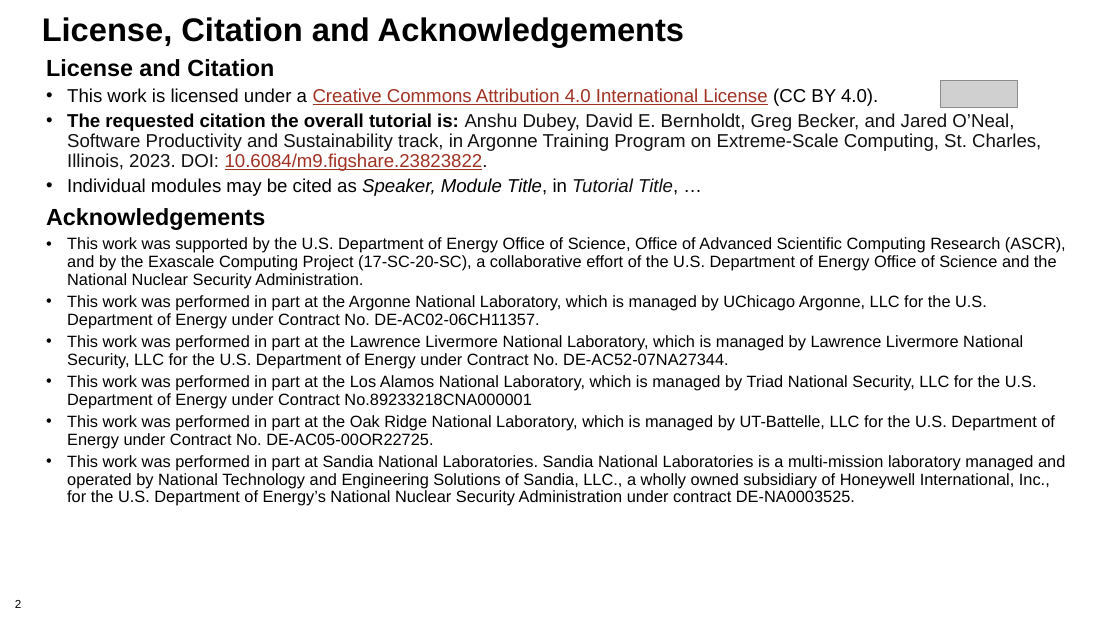
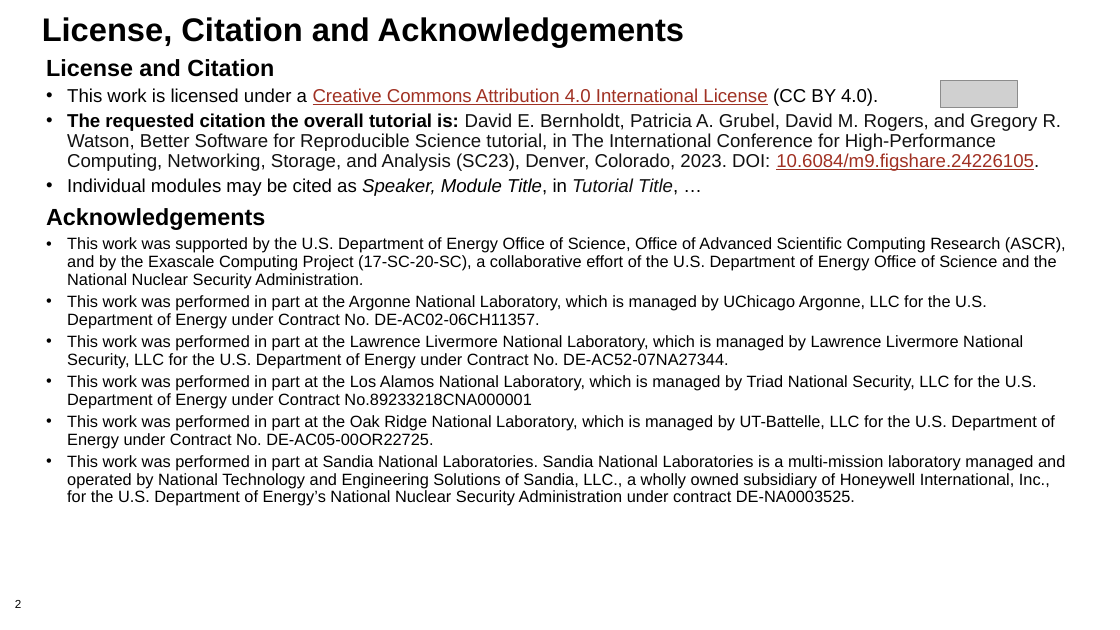
Before and after one commit to bssw-tutorial/presentations, a slide deck: slide 2 of refactoring.pptx. Drawn at 1120x630 pixels with LibreOffice and Linux fonts; fonts in the diff are those of the drawing; grey boxes stand for pictures; background and template pictures are left out. Boxes give left, top, right and bottom in pixels: in the first picture for what was removed or moved away, otherwise in the second. Text is boxed around its words. In the diff, an @@ line names an element or a change of style, - is before the commit and + after.

Commit message:
Updates for SC23 to DavidR's presentations

```diff
--- a/refactoring.pptx
+++ b/refactoring.pptx
@@ text at (67, 113, 1062, 171): text changed @@
-• The requested citation the overall tutorial is: Anshu Dubey, David E. Bernholdt, Greg Becker, and Jared O’Neal, Software Productivity and Sustainability track, in Argonne Training Program on Extreme-Scale Computing, St. Charles, Illinois, 2023. DOI: 10.6084/m9.figshare.23823822.
+• The requested citation the overall tutorial is: David E. Bernholdt, Patricia A. Grubel, David M. Rogers, and Gregory R. Watson, Better Software for Reproducible Science tutorial, in The International Conference for High-Performance Computing, Networking, Storage, and Analysis (SC23), Denver, Colorado, 2023. DOI: 10.6084/m9.figshare.24226105.
```
Also in this commit, not shown: 1 other slide changed, 2 other files.
